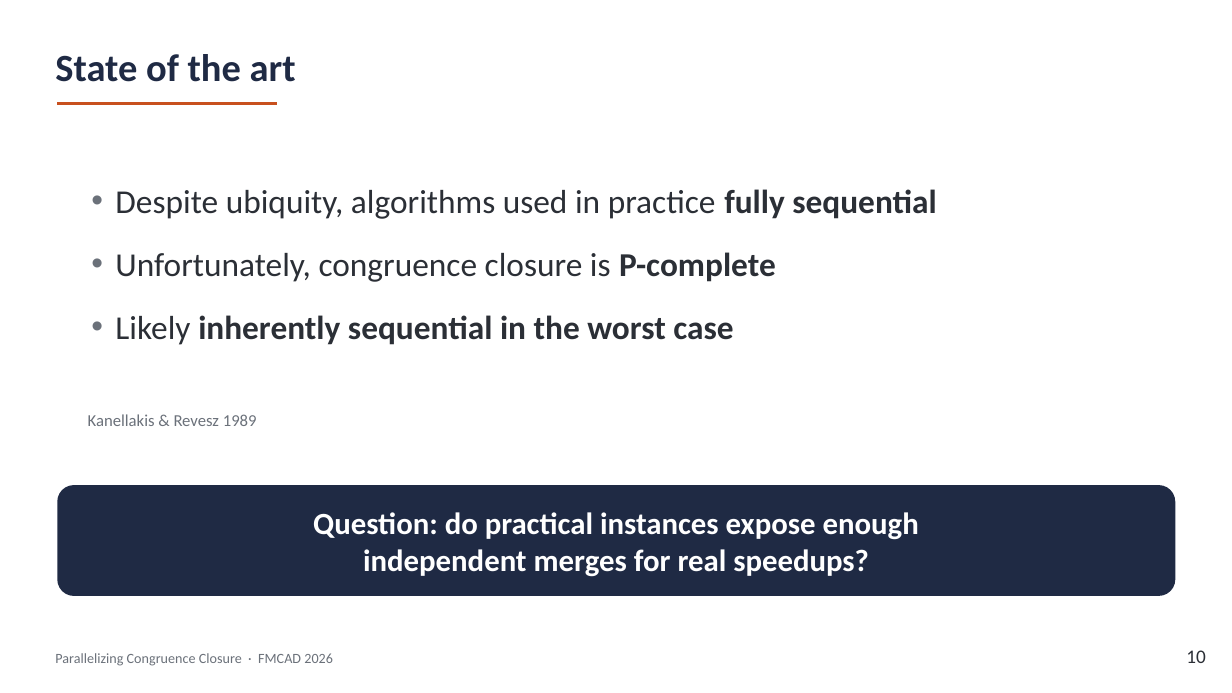
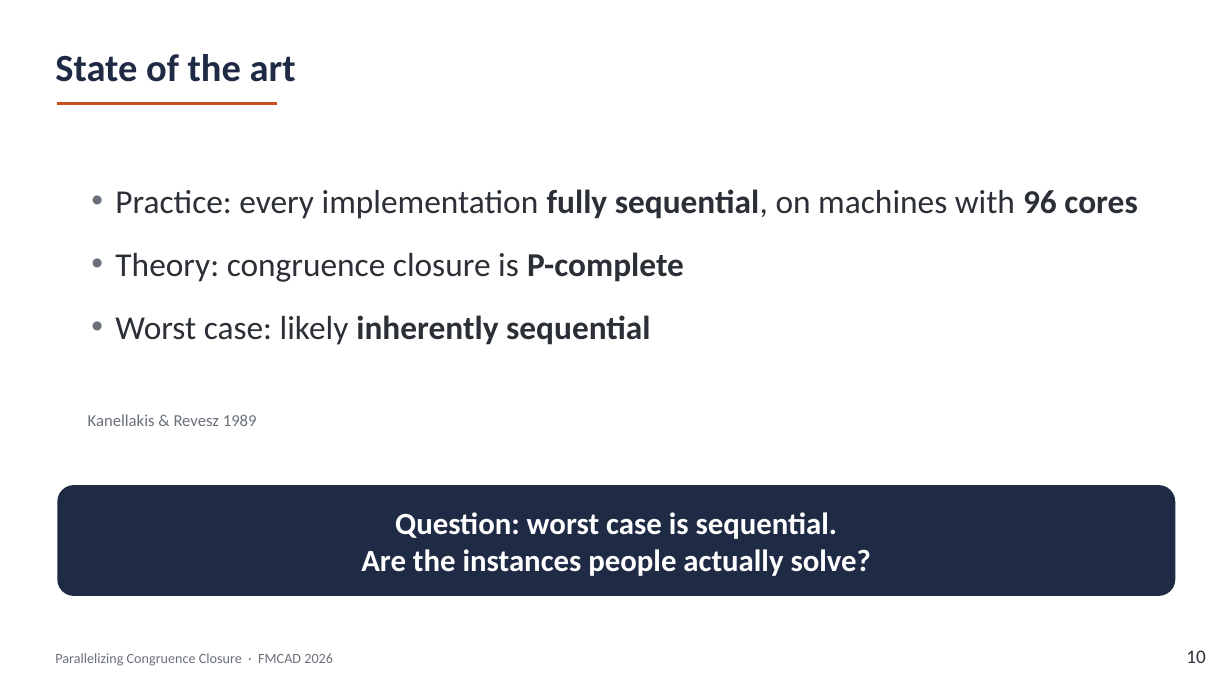
Before and after one commit to amarshah1/parallelcc-paper, a slide deck: slide 10 of slides/parallelcc-part1.pptx. Drawn at 1232x693 pixels with LibreOffice and Linux fonts; fonts in the diff are those of the drawing. Boxes give left, top, right and bottom in pixels: in the first picture for what was removed or moved away, otherwise in the second. Text is boxed around its words. In the diff, an @@ line names an element or a change of style, - is before the commit and + after.

Commit message:
Slides

```diff
--- a/slides/parallelcc-part1.pptx
+++ b/slides/parallelcc-part1.pptx
@@ text at [115,189,1137,345]: text changed @@
-• Despite ubiquity, algorithms used in practice fully sequential
-• Unfortunately, congruence closure is P-complete
-• Likely inherently sequential in the worst case
+• Practice: every implementation fully sequential, on machines with 96 cores
+• Theory: congruence closure is P-complete
+• Worst case: likely inherently sequential
@@ text in rounded rectangle at [361,512,871,576]: text changed @@
-Question: do practical instances expose enough
-independent merges for real speedups?
+Question: worst case is sequential.
+Are the instances people actually solve?
```
Also in this commit, not shown: 8 other slides changed, 1 other file.
